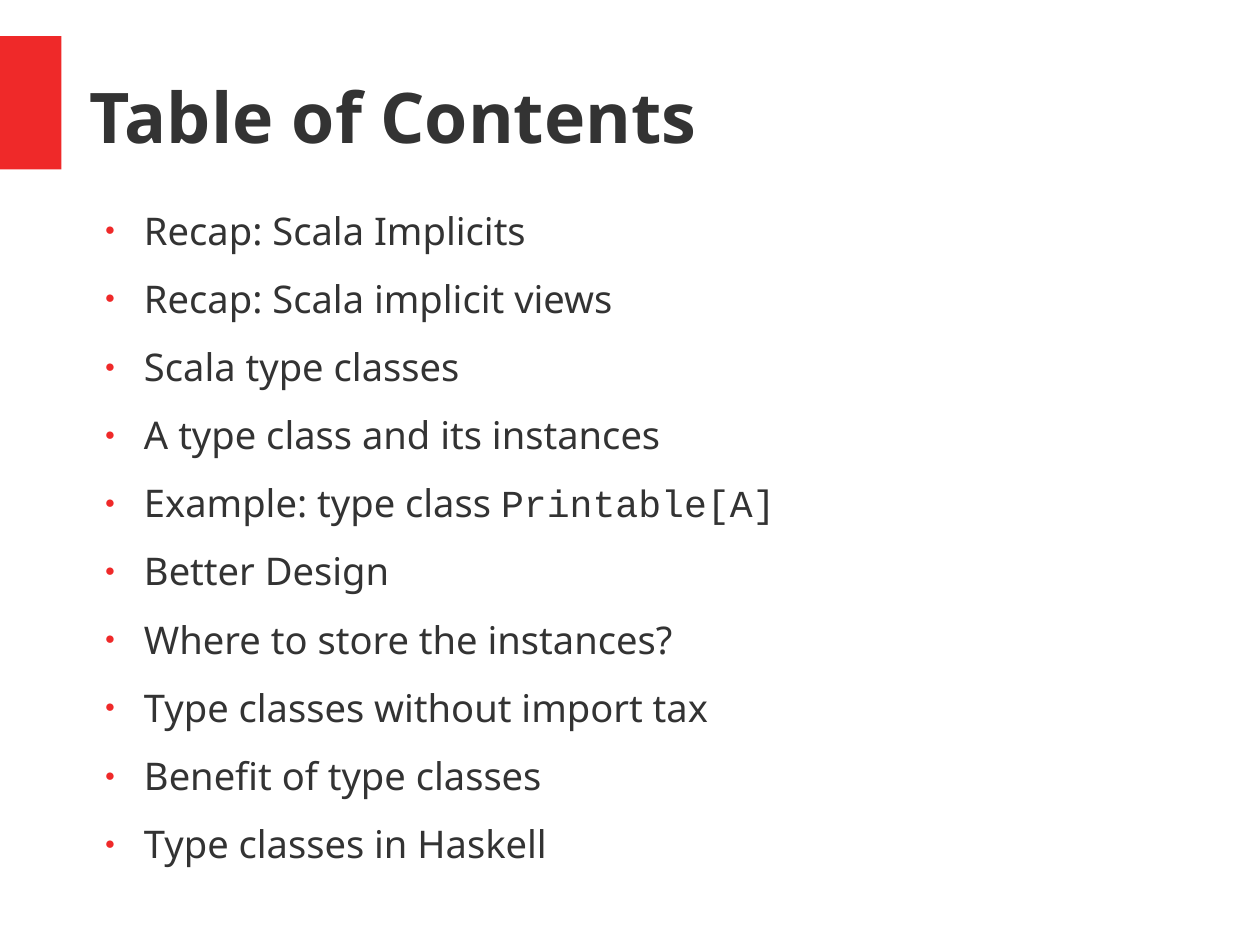
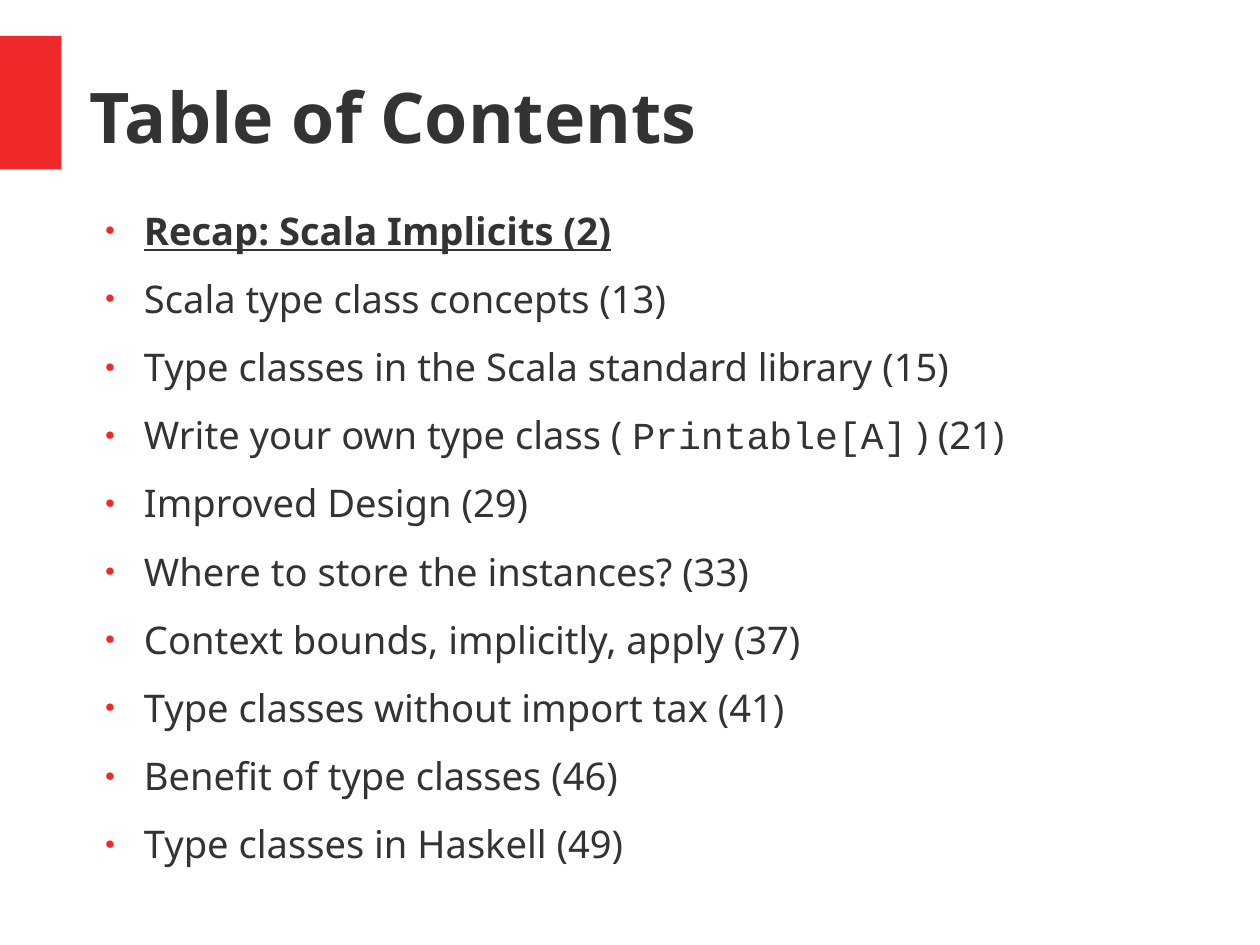
Before and after one commit to hermannhueck/typeclasses, a slide deck: slide 2 of Slides/TypeClasses.pptx. Drawn at 1260x945 pixels with LibreOffice and Linux fonts; fonts in the diff are those of the drawing. Boxes give left, top, right and bottom in pixels: in the first picture for what was removed or moved away, otherwise in the second. Text is boxed around its words. In the diff, an @@ line names an element or a change of style, - is before the commit and + after.

Commit message:
Slides: improved

```diff
--- a/Slides/TypeClasses.pptx
+++ b/Slides/TypeClasses.pptx
@@ text at (144,216,1004,867): text changed @@
-● Recap: Scala Implicits
-● Recap: Scala implicit views
-● Scala type classes
-● A type class and its instances
-● Example: type class Printable[A]
-● Better Design
-● Where to store the instances?
-● Type classes without import tax
-● Benefit of type classes
-● Type classes in Haskell
+● Recap: Scala Implicits (2)
+● Scala type class concepts (13)
+● Type classes in the Scala standard library (15)
+● Write your own type class ( Printable[A] ) (21)
+● Improved Design (29)
+● Where to store the instances? (33)
+● Context bounds, implicitly, apply (37)
+● Type classes without import tax (41)
+● Benefit of type classes (46)
+● Type classes in Haskell (49)
```
Also in this commit, not shown: 6 other slides changed, 12 slides added, 1 other file.
